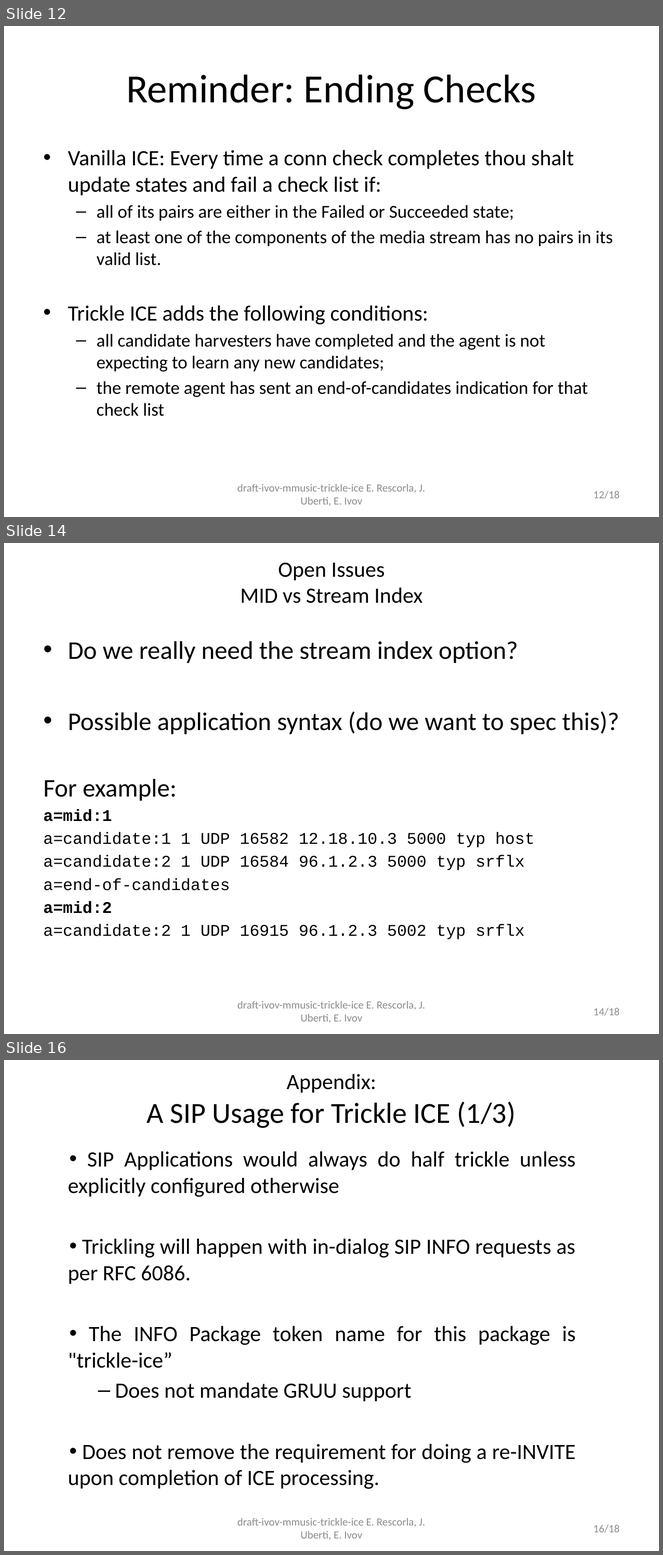
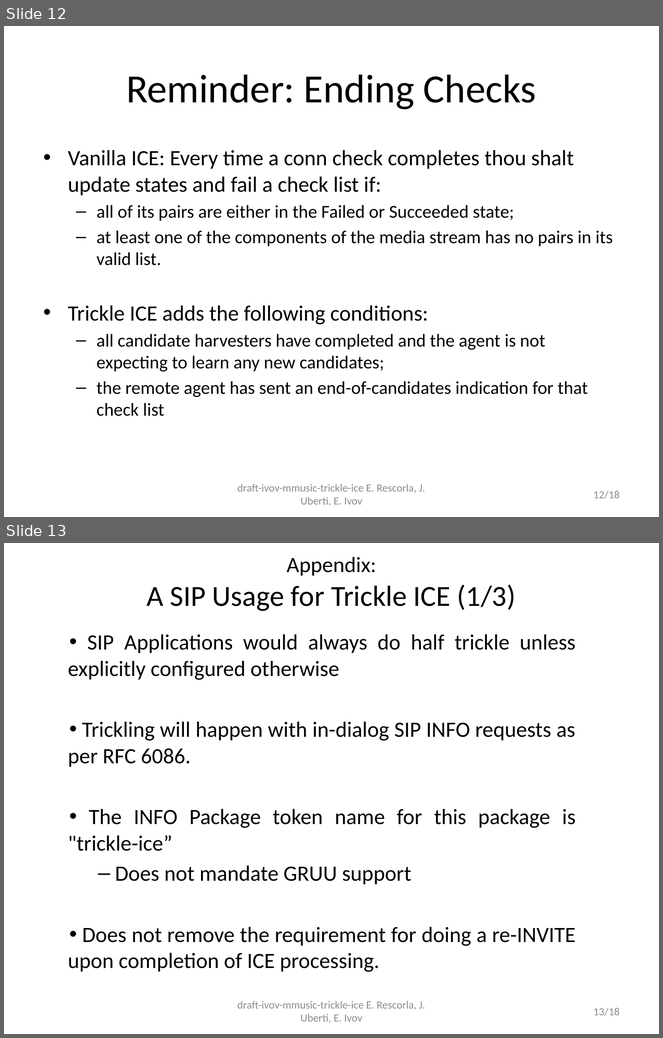
Before and after one commit to emcho/trickle-ice, a slide deck: slides/trickle-ice-iet86-orlando.pptx. Shown one above the other, each under a label of ours: slides 12, 14 and 16 before the commit, slides 12 and 13 after it; the slides between them are not shown. The pictures are 663x1555 and 663x1038 pixels, drawn with LibreOffice and Linux fonts; fonts in the diff are those of the drawing. Boxes give left, top, right and bottom in pixels: in the first picture for what was removed or moved away, otherwise in the second. Text is boxed around its words. In the diff, an @@ line names an element or a change of style, - is before the commit and + after.

```diff
--- a/slides/trickle-ice-iet86-orlando.pptx
+++ b/slides/trickle-ice-iet86-orlando.pptx
@@ slide 14 removed at (x1=4, y1=543, x2=659, y2=1034), background #FFFFFF @@
@@ title removed at (x1=240, y1=562, x2=423, y2=603) @@
-Open Issues
-MID vs Stream Index
@@ text removed at (x1=44, y1=641, x2=620, y2=940) @@
-• Do we really need the stream index option?
-• Possible application syntax (do we want to spec this)?
-For example:
-a=mid:1
-a=candidate:1 1 UDP 16582 12.18.10.3 5000 typ host
-a=candidate:2 1 UDP 16584 96.1.2.3 5000 typ srflx
-a=end-of-candidates
-a=mid:2
-a=candidate:2 1 UDP 16915 96.1.2.3 5002 typ srflx
@@ text removed at (x1=237, y1=1001, x2=425, y2=1023) @@
-draft-ivov-mmusic-trickle-ice E. Rescorla, J. Uberti, E. Ivov
@@ page number removed at (x1=594, y1=1008, x2=620, y2=1016) @@
-14/18
@@ what was slide 16 is now slide 13 @@
@@ page number at (x1=594, y1=1008, x2=620, y2=1016): text changed @@
-16/18
+13/18
```
Also in this commit, not shown: 3 slides changed, 2 other slides removed, 1 other file.
